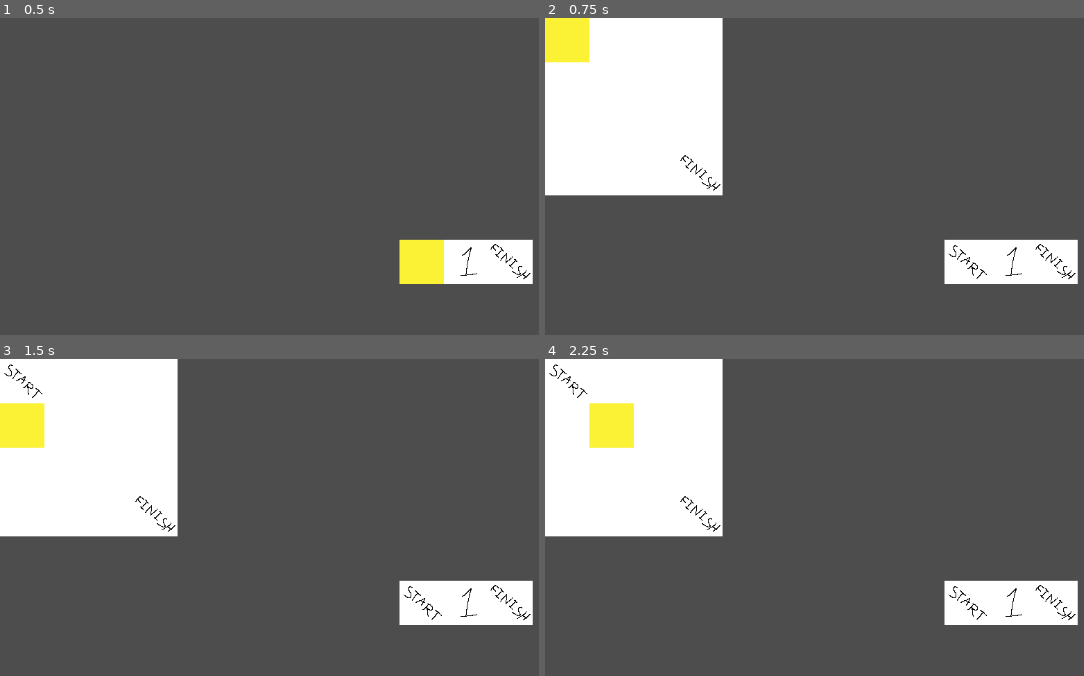
Above: before the commit, frames 1-4 (two rows, left to right).
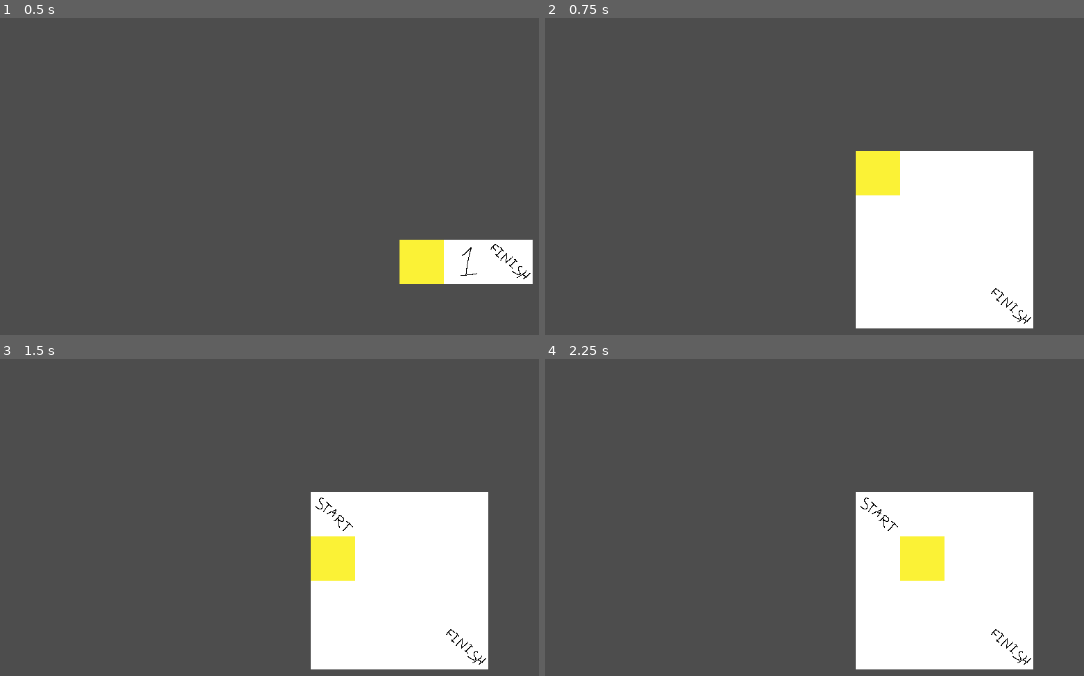
Above: after the commit, the same moments.

Repository: CrumblingAway/AdventureGame
Game: Godot game, scene res://levels/main_level.tscn
Two runs of this game, one before a commit and one after it. Both use one fixed random seed, a clock stepped at 60 frames per second and the inputs below.
Inputs:
- Up to frame 1 (0.5 s): no input
- Up to frame 2 (0.75 s): tap Enter at 0.5 s; hold Right (move_right) from 0.53 s (still down); tap E (action) at 0.6 s
- Up to frame 3 (1.5 s): tap Space at 1.25 s; release Right (move_right) at 1.28 s; hold Down (move_down) from 1.28 s (still down); tap E (action) at 1.35 s
- Up to frame 4 (2.25 s): tap Enter at 2 s; release Down (move_down) at 2.03 s; hold Right (move_right) from 2.03 s (still down); tap E (action) at 2.1 s

Frame 1 is identical in both runs. In frame 2, 36% of the frame differs, in the area x 0-99%, y 0-99%; in frame 3, 36%; in frame 4, 36%.

Commit message:
Junk: Refactor level manager.

Diff:
--- a/levels/test_sublevel_1.tscn
+++ b/levels/test_sublevel_1.tscn
@@ -6,11 +6,12 @@
 [node name="test_sublevel_1" type="Node2D" node_paths=PackedStringArray("_grid")]
 script = ExtResource("1_akljt")
 _grid = NodePath("test_grid")
-_finish_tile = Vector2i(3, 3)
+_start_tile = Vector2i(7, 3)
+_finish_tile = Vector2i(10, 6)
 
 [node name="test_grid" parent="." instance=ExtResource("1_286pd")]
 
 [node name="TileMap" parent="test_grid" index="0"]
-layer_0/tile_data = PackedInt32Array(0, 0, 0, 65536, 196608, 0, 131072, 196608, 0, 196608, 196608, 0, 1, 196608, 0, 65537, 196608, 0, 131073, 196608, 0, 196609, 196608, 0, 2, 196608, 0, 65538, 196608, 0, 131074, 196608, 0, 196610, 196608, 0, 3, 196608, 0, 65539, 196608, 0, 131075, 196608, 0, 196611, 131072, 0)
+layer_0/tile_data = PackedInt32Array(262151, 196608, 0, 327687, 196608, 0, 393223, 196608, 0, 262152, 196608, 0, 327688, 196608, 0, 393224, 196608, 0, 262153, 196608, 0, 327689, 196608, 0, 393225, 196608, 0, 262154, 196608, 0, 327690, 196608, 0, 393226, 131072, 0, 196615, 0, 0, 196616, 196608, 0, 196617, 196608, 0, 196618, 196608, 0)
 
 [editable path="test_grid"]
--- a/scripts/global.gd
+++ b/scripts/global.gd
@@ -3,11 +3,13 @@
 var _player : Player
 
 func _ready():
-	_player = preload("res://objects/Player.tscn").instantiate()
-	InputManager.set_player(_player)
+	pass
 
 func _process(delta):
 	pass
 
 func get_player() -> Player:
 	return _player
+
+func set_player(player: Player) -> void:
+	_player = player
--- a/scripts/grid.gd
+++ b/scripts/grid.gd
@@ -2,7 +2,7 @@
 
 ########## Signals. ##########
 
-signal transition_to(level: Level)
+signal drop_to_sublevel(sublevel: Level)
 
 ########## Fields. ##########
 
@@ -31,4 +31,4 @@
 func activate_cell(cell_position: Vector2) -> void:
 	var tilemap_position : Vector2i = _tile_map.local_to_map(cell_position)
 	if _level_mapping.has(tilemap_position):
-		transition_to.emit(_level_mapping[tilemap_position])
+		drop_to_sublevel.emit(_level_mapping[tilemap_position])
--- a/scripts/level.gd
+++ b/scripts/level.gd
@@ -10,7 +10,7 @@
 ########## Node methods. ##########
 
 func _ready() -> void:
-	_grid.transition_to.connect(LevelManager.transition_to_sublevel)
+	_grid.drop_to_sublevel.connect(LevelManager.drop_to_sublevel)
 	_last_player_location = _grid._tile_map.map_to_local(_start_tile)
 
 func _process(delta: float) -> void:
--- a/scripts/level_manager.gd
+++ b/scripts/level_manager.gd
@@ -1,21 +1,62 @@
 extends Node
 
-var _current_level : Level
-var _current_sublevel : Level
+var _level_stack : LevelStack = LevelStack.new()
 
 func _ready():
 	pass
 
+## Transition from level to level.
 func transition_to_level(level: Level) -> void:
-	if _current_level:
-		_current_level.exit()
-	_current_level = level
-	_current_level.enter()
+	if _level_stack.is_on_main_level():
+		var popped_level : Level = _level_stack.pop()
+		popped_level.exit()
+		get_tree().root.remove_child(popped_level)
 
-func transition_to_sublevel(sublevel: Level) -> void:
-	_current_sublevel = sublevel
-	get_tree().root.add_child(_current_sublevel)
-	_current_sublevel.enter()
+	_level_stack.push(level)
+	get_tree().root.add_child(_level_stack.tail())
+	_level_stack.tail().enter()
+
+## Transition from level/sublevel to sublevel.
+func drop_to_sublevel(sublevel: Level) -> void:
+	_level_stack.tail().visible = false
+	_level_stack.tail().exit()
+
+	_level_stack.push(sublevel)
+	get_tree().root.add_child(_level_stack.tail())
+	_level_stack.tail().enter()
+
+## Transition from sublevel to level/sublevel.
+func climb_from_sublevel() -> void:
+	var popped_sublevel : Level = _level_stack.pop()
+	popped_sublevel.visible = false
+	get_tree().root.remove_child(popped_sublevel)
+
+	_level_stack.tail().visible = true
+	_level_stack.tail().enter()
 
 func get_current_level() -> Level:
-	return _current_level
+	return _level_stack.tail()
+
+class LevelStack:
+
+	var _stack : Array[Level]
+
+	func _init():
+		_stack = []
+
+	func tail() -> Level:
+		if _stack.size() == 0:
+			return null
+		return _stack[-1]
+
+	func push(level: Level) -> void:
+		_stack.push_back(level)
+
+	func pop() -> Level:
+		return _stack.pop_back()
+
+	func is_on_main_level() -> bool:
+		return _stack.size() == 1
+
+	func is_on_sublevel() -> bool:
+		return _stack.size() > 1
--- a/scripts/main_level.gd
+++ b/scripts/main_level.gd
@@ -1,11 +1,18 @@
 extends Node2D
 
-var _test_level : Level
+var _main_level : Level
+var _player : Player
 
 func _ready():
-	_test_level = preload("res://levels/test_level.tscn").instantiate()
-	add_child(_test_level)
-	LevelManager.transition_to_level(_test_level)
+	_main_level = preload("res://levels/test_level.tscn").instantiate()
+	_player = preload("res://objects/Player.tscn").instantiate()
+	_player._ready()
+	Global.set_player(_player)
+	InputManager.set_player(_player)
+	get_tree().root.ready.connect(suck_my_shit)
 
 func _process(delta: float) -> void:
 	pass
+
+func suck_my_shit() -> void:
+	LevelManager.transition_to_level(_main_level)
Not shown, added: components/Gri33EA.tmp
Not shown, added: components/Gri5BF1.tmp
